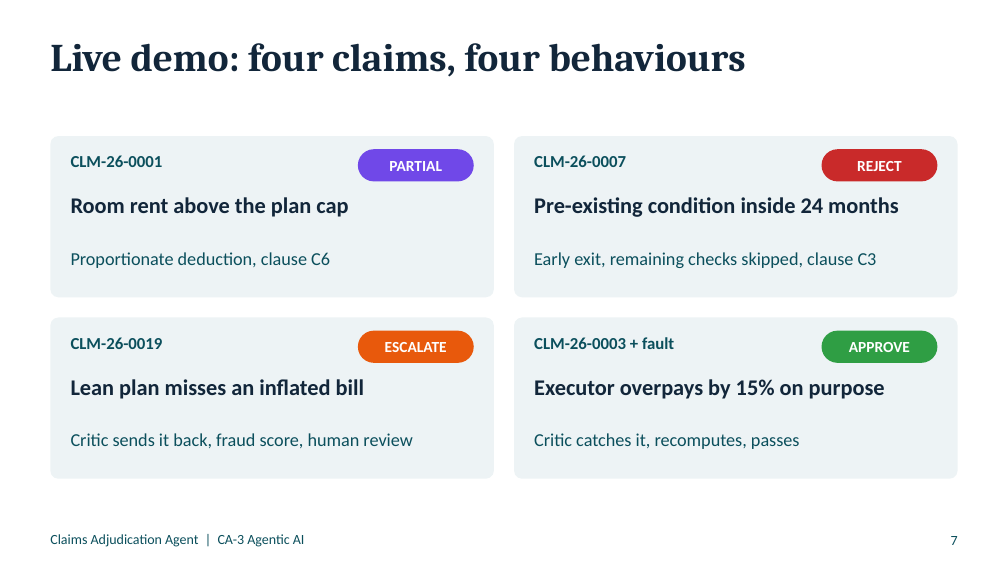
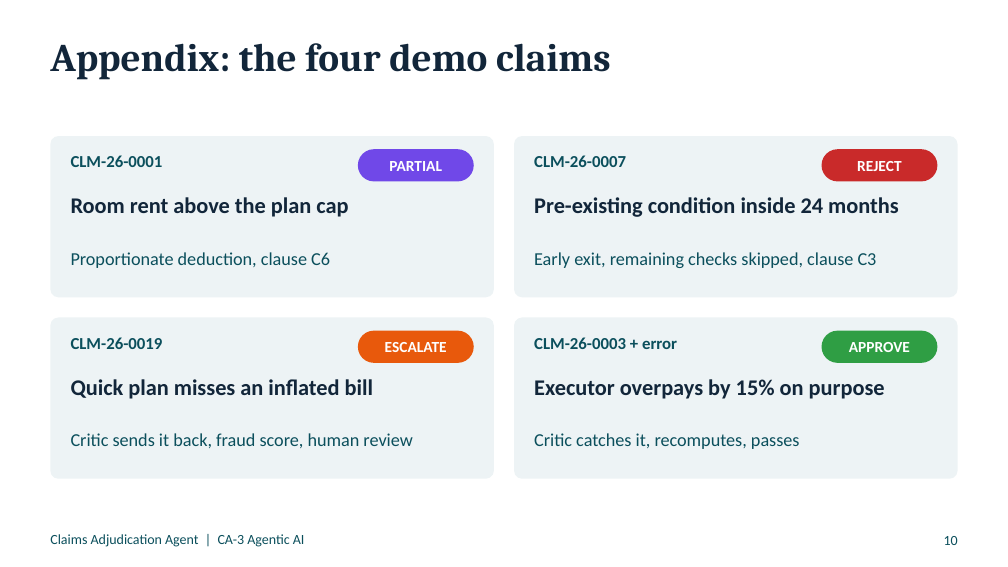
Before and after one commit to HarshSalunkhe2005/ClaimsDesk, a slide deck: slide 10 of docs/ClaimsAgent_CA3.pptx (slide 7 before the commit). Drawn at 1008x567 pixels with LibreOffice and Linux fonts; fonts in the diff are those of the drawing. Boxes give left, top, right and bottom in pixels: in the first picture for what was removed or moved away, otherwise in the second. Text is boxed around its words. In the diff, an @@ line names an element or a change of style, - is before the commit and + after.

Commit message:
Deck v2: group members, live-app screenshots, tighter five-minute flow

```diff
--- a/docs/ClaimsAgent_CA3.pptx
+++ b/docs/ClaimsAgent_CA3.pptx
@@ title at <box>50,43,611,80</box>: text changed @@
-Live demo: four claims, four behaviours
+Appendix: the four demo claims
@@ text at <box>534,337,677,349</box>: text changed @@
-CLM-26-0003 + fault
+CLM-26-0003 + error
@@ text at <box>71,379,373,399</box>: text changed @@
-Lean plan misses an inflated bill
+Quick plan misses an inflated bill
@@ page number at <box>944,536,958,545</box>: text changed @@
-7
+10
```
Also in this commit, not shown: 3 other slides changed, 3 slides added, 3 slides removed, 3 other files.
